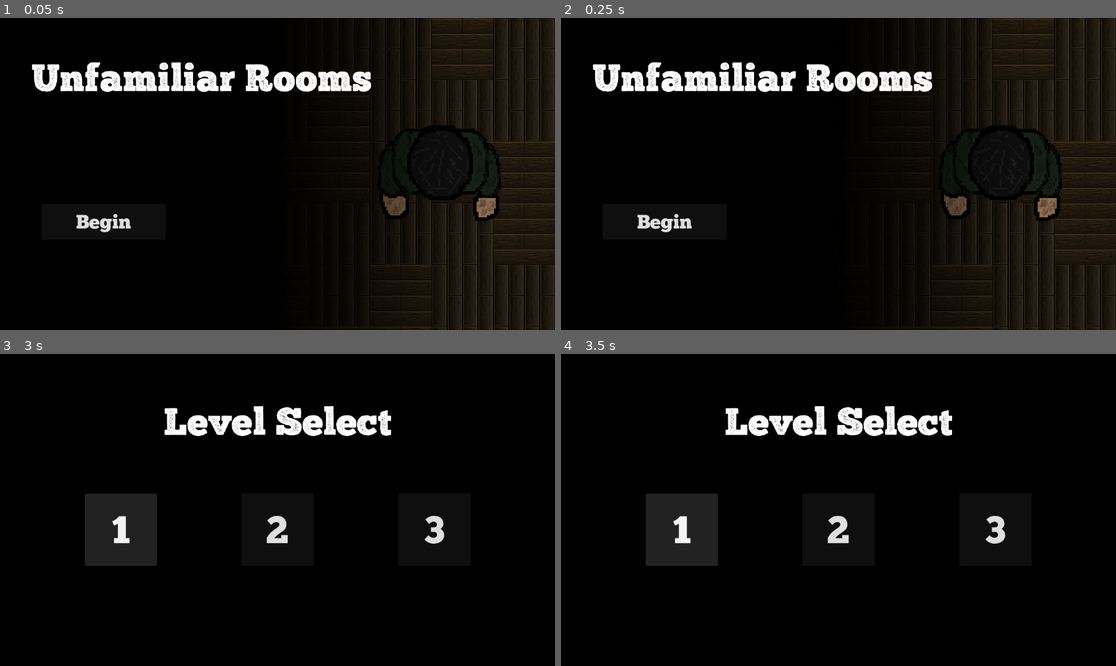
Above: before the commit, frames 1-4 (two rows, left to right).
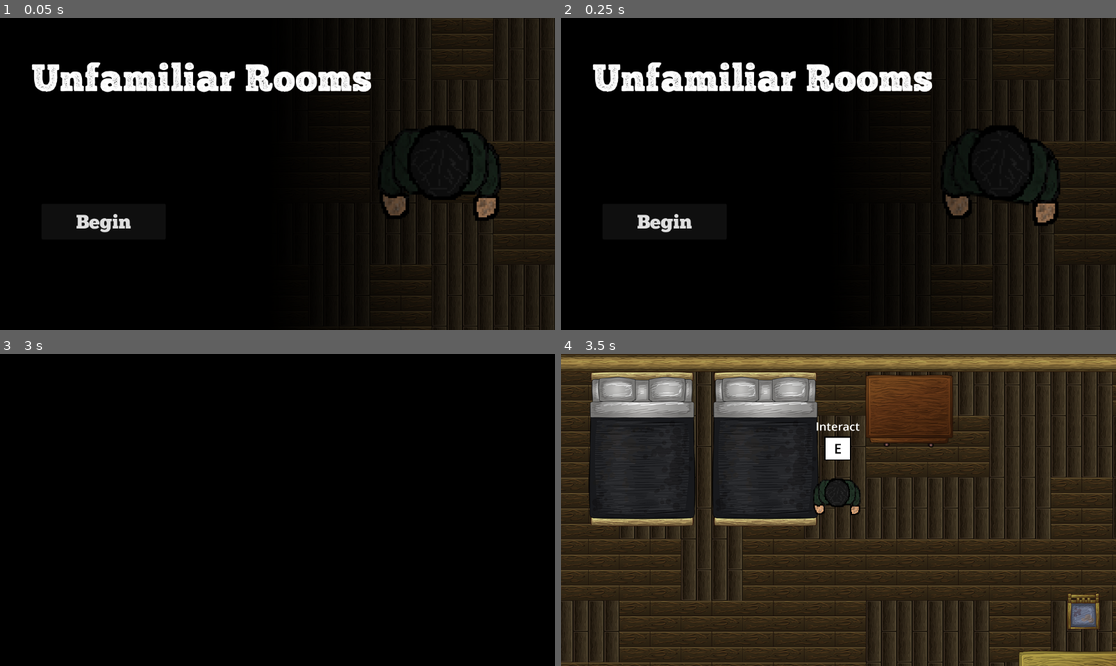
Above: after the commit, the same moments.

Repository: userbooi/Escape_Room
Game: Godot game, scene res://Scenes/main.tscn
Two runs of this game, one before a commit and one after it. Both use one fixed random seed, a clock stepped at 60 frames per second and the inputs below.
Inputs:
- Up to frame 1 (0.05 s): no input
- Up to frame 2 (0.25 s): no input
- Up to frame 3 (3 s): click "Begin" at 0.5 s; hold D (right) 1.28-2.03 s; tap H (deleteAll) at 1.35 s; hold S (down) 2.03-2.75 s; tap E (interact) at 2.1 s; click "1" at 2.75 s
- Up to frame 4 (3.5 s): no input

Frame 1 is identical in both runs. In frame 2, 0.5% of the frame differs, in the area x 68-91%, y 35-67%; in frame 3, 5.7%; in frame 4, 93%, in the area x 0-100%, y 0-100%.

Commit message:
finished transition to play

Diff:
--- a/Scenes/UI/start_screen.tscn
+++ b/Scenes/UI/start_screen.tscn
@@ -11,7 +11,6 @@
 [ext_resource type="Texture2D" uid="uid://ci1axotro7id8" path="res://Assets/player/pixil-frame-6.png" id="8_yg443"]
 [ext_resource type="Texture2D" uid="uid://b2rld88iwryx6" path="res://Assets/player/pixil-frame-7.png" id="9_88r60"]
 [ext_resource type="Texture2D" uid="uid://dew535qow0au0" path="res://Assets/player/pixil-frame-8.png" id="10_qlinu"]
-[ext_resource type="Texture2D" uid="uid://xgeeal8li6qf" path="res://Assets/player/pixil-frame-9.png" id="11_j1m15"]
 [ext_resource type="FontFile" uid="uid://q0moed2w1t5n" path="res://Assets/fonts/Chunk Five Print.otf" id="12_hi0tq"]
 [ext_resource type="FontFile" uid="uid://dcn1txn77a5kv" path="res://Assets/fonts/ChunkFive-Regular.otf" id="13_0wpwd"]
 
@@ -44,13 +43,10 @@
 }, {
 "duration": 1.0,
 "texture": ExtResource("10_qlinu")
-}, {
-"duration": 1.0,
-"texture": ExtResource("11_j1m15")
 }],
 "loop": true,
 "name": &"Walk",
-"speed": 5.0
+"speed": 4.0
 }]
 
 [sub_resource type="Gradient" id="Gradient_xdr7h"]
--- a/Scenes/main.tscn
+++ b/Scenes/main.tscn
@@ -23,6 +23,18 @@
 "update": 0,
 "values": [Vector2(-1952, -12)]
 }
+tracks/1/type = "value"
+tracks/1/imported = false
+tracks/1/enabled = true
+tracks/1/path = NodePath("TransitionRect:visible")
+tracks/1/interp = 1
+tracks/1/loop_wrap = true
+tracks/1/keys = {
+"times": PackedFloat32Array(0),
+"transitions": PackedFloat32Array(1),
+"update": 1,
+"values": [true]
+}
 
 [sub_resource type="Animation" id="Animation_5xips"]
 resource_name = "transition"
@@ -39,6 +51,18 @@
 "update": 0,
 "values": [Vector2(-1952, -12), Vector2(-391, -12)]
 }
+tracks/1/type = "value"
+tracks/1/imported = false
+tracks/1/enabled = true
+tracks/1/path = NodePath("TransitionRect:visible")
+tracks/1/interp = 1
+tracks/1/loop_wrap = true
+tracks/1/keys = {
+"times": PackedFloat32Array(0),
+"transitions": PackedFloat32Array(1),
+"update": 1,
+"values": [true]
+}
 
 [sub_resource type="Animation" id="Animation_eibaq"]
 resource_name = "transition_out"
@@ -54,6 +78,18 @@
 "transitions": PackedFloat32Array(1, 1),
 "update": 0,
 "values": [Vector2(-391, -12), Vector2(1176, -12)]
+}
+tracks/1/type = "value"
+tracks/1/imported = false
+tracks/1/enabled = true
+tracks/1/path = NodePath("TransitionRect:visible")
+tracks/1/interp = 1
+tracks/1/loop_wrap = true
+tracks/1/keys = {
+"times": PackedFloat32Array(0.233333),
+"transitions": PackedFloat32Array(1),
+"update": 1,
+"values": [false]
 }
 
 [sub_resource type="AnimationLibrary" id="AnimationLibrary_3r5ce"]
@@ -77,9 +113,10 @@
 player = NodePath("../Player")
 
 [node name="Player" parent="." instance=ExtResource("2_tn6y0")]
-position = Vector2(1043, 785)
+position = Vector2(808, 296)
 
 [node name="Dialogue" parent="." node_paths=PackedStringArray("player") instance=ExtResource("5_epcgl")]
+visible = false
 offset_left = 465.0
 offset_top = 458.0
 offset_right = 465.0
@@ -87,19 +124,21 @@
 player = NodePath("../Player")
 
 [node name="EndScreen" parent="." node_paths=PackedStringArray("player") instance=ExtResource("6_d23hh")]
+visible = false
 player = NodePath("../Player")
 
 [node name="StartScreen" parent="." instance=ExtResource("7_4kvut")]
+visible = false
 
 [node name="LevelSelect" parent="." instance=ExtResource("8_571fb")]
+visible = false
 
 [node name="Marker2D" type="Marker2D" parent="."]
 position = Vector2(711, 7)
 
 [node name="TransitionRect" type="ColorRect" parent="."]
-offset_left = 1176.0
+offset_left = -1952.0
 offset_top = -12.0
-offset_right = 3128.0
 offset_bottom = 1092.0
 color = Color(0, 0, 0, 1)
 
--- a/Scripts/level_button.gd
+++ b/Scripts/level_button.gd
@@ -14,4 +14,10 @@
 
 
 func _on_pressed() -> void:
-	print(level_num)
+	disable_level_buttons()
+	load_level.emit(level_num)
+
+func disable_level_buttons() -> void:
+	for node in get_parent().get_children():
+		if "Level" in node.name:
+			node.disabled = true
--- a/Scripts/main.gd
+++ b/Scripts/main.gd
@@ -53,6 +53,9 @@
 	$Dialogue.done_dia.connect(Callable($Player, "_return_from_dia"))
 	connect("finish_game", Callable($EndScreen, "_play_animation"))
 	$StartScreen.connect("select_levels", Callable(self, "_transition_to_levels"))
+	for node in $LevelSelect.get_children():
+		if "Level" in node.name:
+			node.connect("load_level", Callable(self, "_transition_to_play"))
 
 func set_up_level(level):
 	for key in game_settings.level1_layout:
@@ -67,6 +70,8 @@
 
 		curr_furniture.add_to_group("furnitures")
 		$Map/Furnitures.add_child(curr_furniture)
+	set_up_UI()
+
 
 func set_up_UI():
 	$EndScreen.invis()
@@ -85,3 +90,12 @@
 	$AnimationPlayer.play("transition_out")
 	await get_tree().create_timer(0.25).timeout
 	$LevelSelect.show_buttons()
+
+func _transition_to_play(level):
+	game_settings.curr_state = game_settings.STATES.PLAYING
+	$AnimationPlayer.play("transition_in")
+	await get_tree().create_timer(0.25).timeout
+	set_up_level(level)
+	$Player.enable()
+	$AnimationPlayer.play("transition_out")
+	await get_tree().create_timer(0.25).timeout
--- a/Scripts/player.gd
+++ b/Scripts/player.gd
@@ -10,7 +10,7 @@
 var game_settings = preload("res://game_setting/game_setting.tres")
 
 func _ready() -> void:
-	pass
+	position = Vector2(808, 296)
 
 func _process(delta: float) -> void:
 	handle_movement()
--- a/Scripts/start_screen.gd
+++ b/Scripts/start_screen.gd
@@ -3,7 +3,7 @@
 
 # Called when the node enters the scene tree for the first time.
 func _ready() -> void:
-	pass # Replace with function body.
+	$Background/AnimatedSprite2D.play("Walk")
 
 
 # Called every frame. 'delta' is the elapsed time since the previous frame.
Not shown: 1 places in Scenes/UI/start_screen.tscn that only renumber resources
